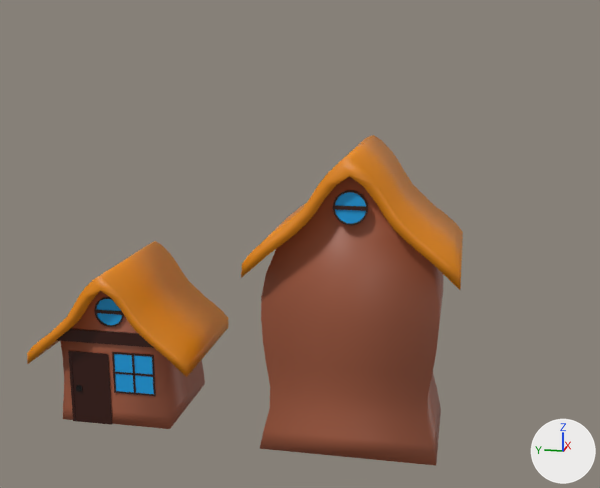
Two versions of the FBX model Assets/Models/Houses/House2.fbx, one commit apart.
One viewpoint serves both versions: a camera (50 mm lens) standing at (-20.6, -8.83, 9.96) and looking at (-0.54, -4.82, 4.94). Lighting does not change. The marker at lower right points along +X, +Y and +Z. Where no turn or scale is listed for an object, it has been applied to the vertices.

Script lines for the objects in view, before the commit:
```python
ob_circle = bpy.data.objects.new('Circle', me_circle)
ob_circle.location = (-1.58, -0.02, 3.15)
ob_cube = bpy.data.objects.new('Cube', me_cube_001)
ob_cube.location = (0.0, 0.0, 0.0)
ob_cube_001 = bpy.data.objects.new('Cube.001', me_cube_002)
ob_cube_001.location = (1.71, 0.0, 3.24)
ob_cube_002 = bpy.data.objects.new('Cube.002', me_cube_004)
ob_cube_002.location = (0.0, 0.0, 2.34)
ob_cube_003 = bpy.data.objects.new('Cube.003', me_cube_005)
ob_cube_003.location = (-1.46, 0.53, 0.99)
ob_cube_004 = bpy.data.objects.new('Cube.004', me_cube_006)
ob_cube_004.location = (-1.54, -0.6, 1.49)
ob_cube_006 = bpy.data.objects.new('Cube.006', me_cube_007)
ob_cube_006.location = (1.71, -6.33, 6.33)
# also in view: 'Circle.001' at (-2.24, -6.32, 6.27); 'Cube.005' at (-0.52, -6.29, 3.62)
```
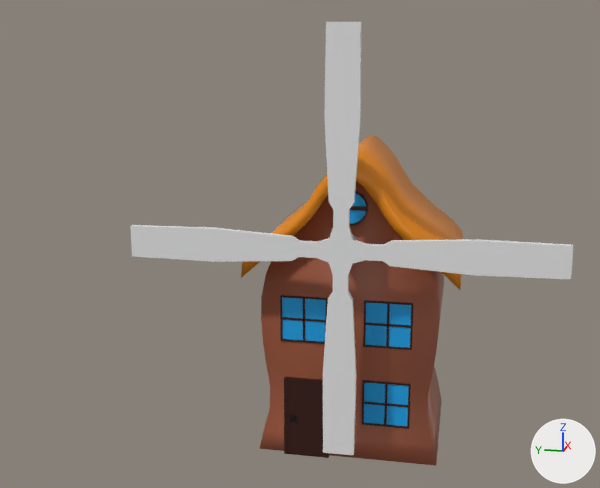
Boxes (x1, y1, x2, y2) around the edits, measured in the pictures (600 x 488 px):
'Cube.008', added: after (130, 22, 574, 455)
'Cube.001', deleted: before (27, 241, 228, 377)
'Cube', deleted (brown): before (60, 291, 205, 429)
'Cube.003', moved: before (68, 351, 112, 425); after (284, 377, 330, 458)
'Cube.004', moved: before (112, 352, 156, 396); after (362, 380, 411, 429)
'Cube.007', added (blue): after (363, 300, 413, 350)
'Cube.009', added (blue): after (280, 295, 328, 344)
'Cube.002', deleted (brown): before (57, 328, 154, 348)
'Circle', deleted (blue): before (94, 297, 124, 327)
'Cylinder', added: after (352, 234, 357, 240)

What the commit changed:
Material 'Material.009' (mat_material_009) is new.
Its base color is (0.00635, 0.362, 0.8) (blue #13a2e7).
Material 'Material.010' (mat_material_010) is new.
Its base color is (0.0352, 0.00391, 0.0) (brown #350d00).
Material 'Material.011' (mat_material_011) is new.
Its base color is (0.00635, 0.362, 0.8) (blue #13a2e7).
Material 'Material.012' (mat_material_012) is new.
Its base color is (0.0352, 0.00391, 0.0) (brown #350d00).
Mesh me_cube_010 is new.
It has 96 vertices, 91 faces and spans x -0.07..0.08, y -4.89..4.89, z -4.89..4.89.
Mesh me_cylinder is new.
It is a 32-sided cylinder along x spanning x -0.777..0.255, y -0.255..0.255, z -0.255..0.255.
Mesh me_cube_011 is new.
It has 32 vertices, 30 faces and spans x -0.019..0.019, y -0.57..0.57, z -0.57..0.57.
Faces by material slot: [29, 1].
It uses material mat_material_010 (brown #350d00).
It uses material mat_material_009 (blue #13a2e7).
Mesh me_cube_012 is new.
It has 32 vertices, 30 faces and spans x -0.019..0.019, y -0.57..0.57, z -0.57..0.57.
Faces by material slot: [29, 1].
It uses material mat_material_012 (brown #350d00).
It uses material mat_material_011 (blue #13a2e7).
Object 'Cube' (ob_cube) is deleted.
Object 'Cube.001' (ob_cube_001) is deleted.
Object 'Cube.004' (ob_cube_004) moves from (-1.54, -0.6, 1.49) to (-2.11, -7.23, 1.49).
Object 'Cube.003' (ob_cube_003) moves from (-1.46, 0.53, 0.99) to (-2.13, -5.43, 0.99).
Object 'Cube.002' (ob_cube_002) is deleted.
Object 'Circle' (ob_circle) is deleted.
Object 'Cube.008' (ob_cube_008) is new; it shows me_cube_010.
Its location is (-2.94, -6.22, 5.43).
Object 'Cylinder' (ob_cylinder) is new; it shows me_cylinder.
Its location is (-2.11, -6.23, 5.4).
Object 'Cube.007' (ob_cube_007) is new; it shows me_cube_011.
Its location is (-2.11, -7.23, 3.49).
Object 'Cube.009' (ob_cube_009) is new; it shows me_cube_012.
Its location is (-2.11, -5.23, 3.49).
